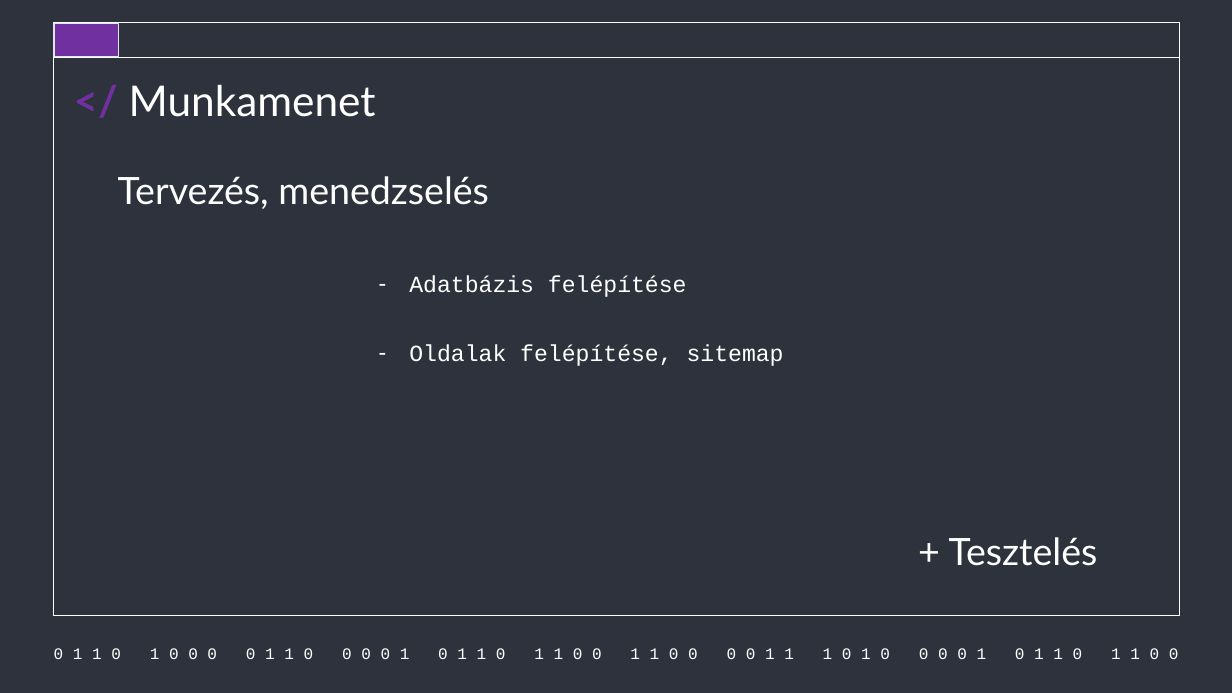
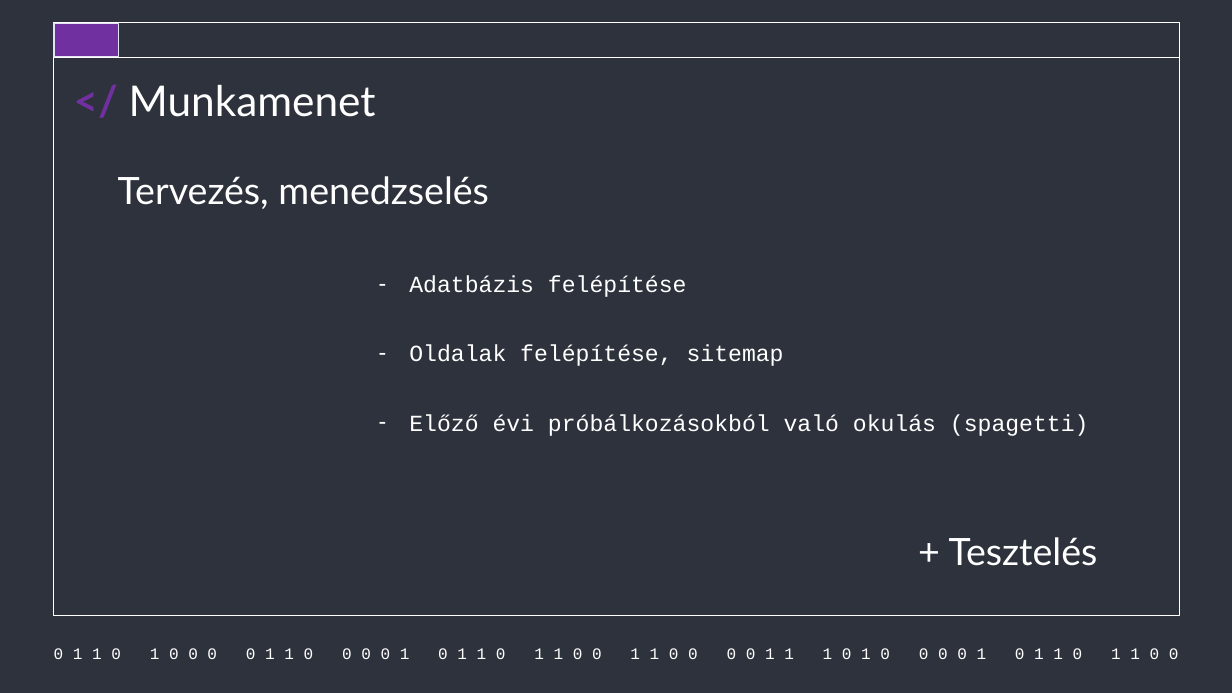
Before and after one commit to Acsilaa/dusza2024-25, a slide deck: slide 4 of Hell yeah ppt.pptx. Drawn at 1232x693 pixels with LibreOffice and Linux fonts; fonts in the diff are those of the drawing. Boxes give left, top, right and bottom in pixels: in the first picture for what was removed or moved away, otherwise in the second. Text is boxed around its words. In the diff, an @@ line names an element or a change of style, - is before the commit and + after.

```diff
--- a/Hell yeah ppt.pptx
+++ b/Hell yeah ppt.pptx
@@ subtitle at [409, 414, 1089, 436]: paragraph added @@
+– Előző évi próbálkozásokból való okulás (spagetti)
```
Also in this commit, not shown: 1 other slide changed.
